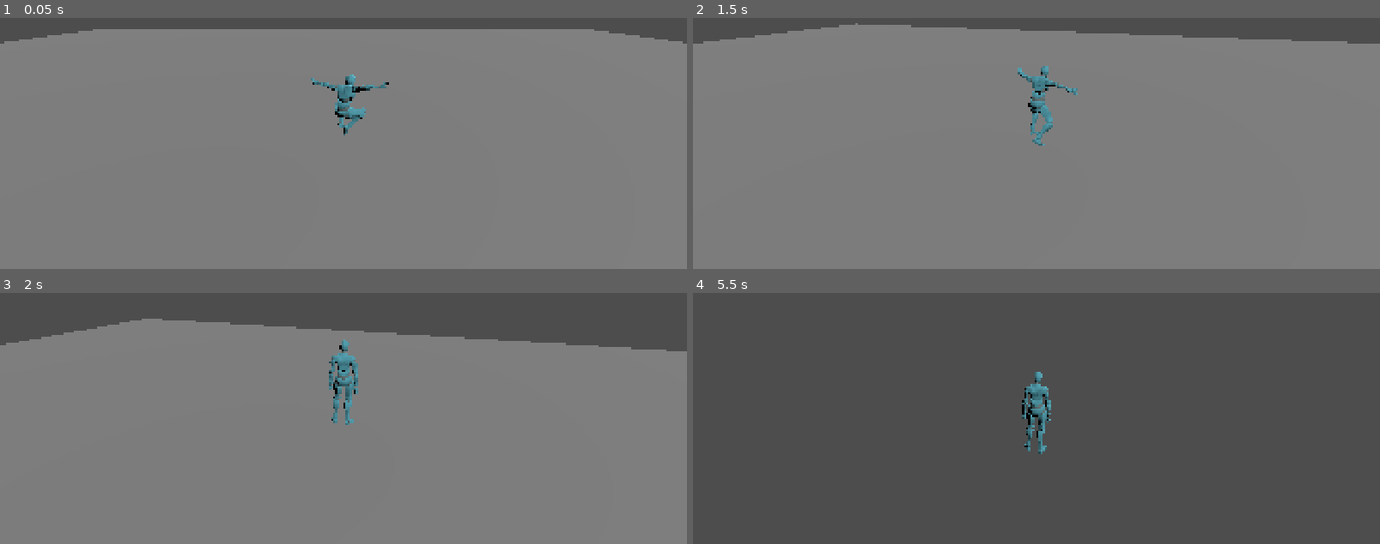
Above: before the commit, frames 1-4 (two rows, left to right).
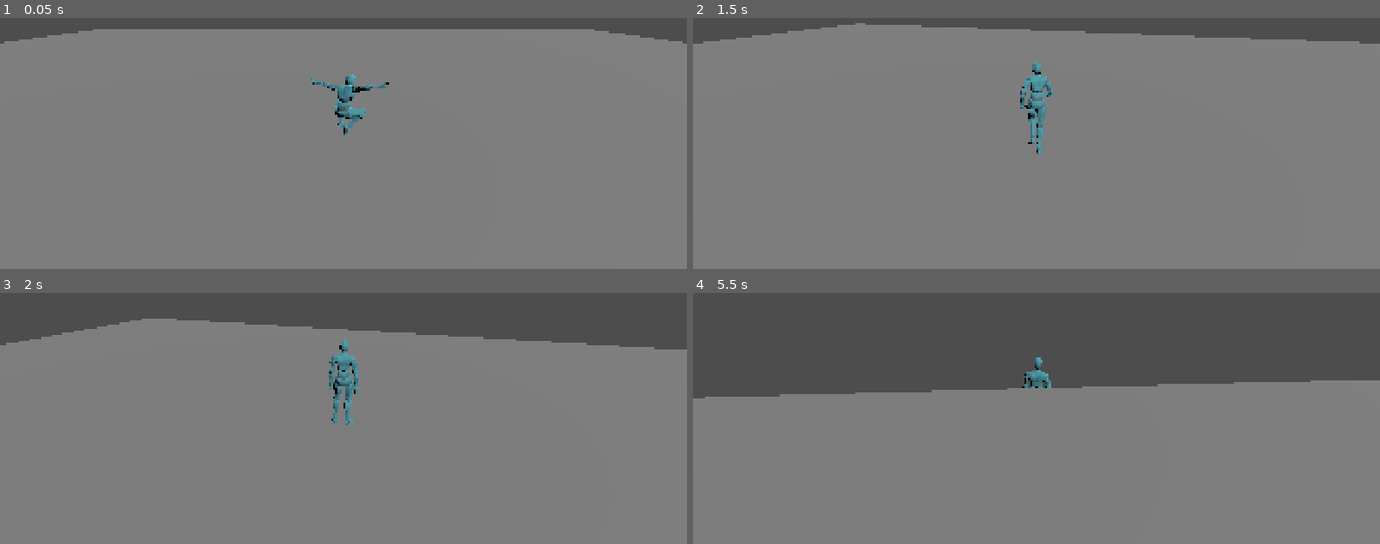
Above: after the commit, the same moments.

Repository: shroomiemies/GodscarCombatLab
Game: Godot game, scene res://scenes/tests/TestArena_Main.tscn
The game is run twice, just before and just after one commit, with the same random seed, the same clock (stepped at 60 frames per second) and the same inputs.
Inputs (mouse positions are in pixels of both pictures, inside the frame that each line leads up to):
- Up to frame 1 (0.05 s): no input
- Up to frame 2 (1.5 s): tap Enter at 0.5 s; move the mouse to (1070, 75) at 0.52 s; hold W (move_forward) from 0.53 s (still down); tap Space (jump) at 0.6, 0.77, 1.07 s; move the mouse to (1002, 78) at 1.27 s; tap Shift (sprint) at 1.35 s
- Up to frame 3 (2 s): keep holding W (move_forward); tap Space (jump) at 1.52, 1.55, 1.82 s
- Up to frame 4 (5.5 s): keep holding W (move_forward); move the mouse to (1050, 345) at 2.02 s; tap Space (jump) at 2.1, 3.02, 3.05, 3.32, 3.6, 3.77, 4.07, 4.52, 4.55, 4.82, 5.1 s; move the mouse to (1029, 358) at 2.77 s; tap Shift (sprint) at 2.85, 4.35 s; move the mouse to (1084, 355) at 3.52 s; move the mouse to (981, 345) at 4.27 s; move the mouse to (1043, 350) at 5.02 s

Frame 1 is identical in both runs. In frame 2, 0.9% of the frame differs, in the area x 8-97%, y 2-55%; in frame 3, 0.3%; in frame 4, 62%, in the area x 0-100%, y 25-100%.

Commit message:
Track landing impact speed for future landing tiers

Diff:
--- a/scripts/actor/Player.gd
+++ b/scripts/actor/Player.gd
@@ -14,8 +14,13 @@
 @export var run_blend_value: float = 1.0
 
 @export var jump_velocity: float = 8.0
-@export var jump_start_duration: float = 0.18
-@export var land_duration: float = 0.18
+@export var jump_start_duration: float = 0.3
+@export var light_land_duration: float = 0.12
+@export var heavy_land_duration: float = 0.35
+@export var impact_land_duration: float = 0.65
+@export var heavy_land_velocity: float = 12.0
+@export var impact_land_velocity: float = 20.0
+@export var landing_movement_multiplier: float = 0.35
 
 @onready var animation_controller: CharacterAnimationController = $AnimationController
 
@@ -26,6 +31,9 @@
 var movement_state: MovementState = MovementState.GROUNDED
 var movement_state_time: float = 0.0
 var was_on_floor: bool = false
+var last_fall_speed: float = 0.0
+var current_landing_type: LandingType = LandingType.LIGHT
+var current_land_duration: float = 0.12
 
 enum MovementState {
 	GROUNDED,
@@ -34,6 +42,12 @@
 	LANDING,
 }
 
+enum LandingType {
+	LIGHT,
+	HEAVY,
+	IMPACT,
+}
+
 func _ready() -> void:
 	movement_frame = MovementFrame.world()
 
@@ -44,6 +58,7 @@
 	_update_look_facing(delta)
 	_update_movement_state(delta)
 	_apply_player_movement(delta)
+	_update_fall_speed()
 
 	move_and_slide()
 
@@ -86,9 +101,12 @@
 			pass
 
 		MovementState.LANDING:
-			if movement_state_time >= land_duration:
+			if movement_state_time >= current_land_duration:
 				_start_grounded()
 
+func _update_fall_speed() -> void:
+	if velocity.y < 0.0:
+		last_fall_speed = abs(velocity.y)
 
 func _after_movement(_delta: float) -> void:
 	if movement_state == MovementState.AIRBORNE and is_on_floor():
@@ -101,7 +119,6 @@
 	if animation_controller != null:
 		animation_controller.travel_grounded()
 
-
 func _start_jump() -> void:
 	movement_state = MovementState.JUMP_START
 	movement_state_time = 0.0
@@ -111,7 +128,6 @@
 	if animation_controller != null:
 		animation_controller.travel_jump_start()
 
-
 func _start_airborne() -> void:
 	movement_state = MovementState.AIRBORNE
 	movement_state_time = 0.0
@@ -119,13 +135,44 @@
 	if animation_controller != null:
 		animation_controller.travel_fall()
 
-
 func _start_landing() -> void:
 	movement_state = MovementState.LANDING
 	movement_state_time = 0.0
 
+	current_landing_type = _get_landing_type()
+
+	match current_landing_type:
+		LandingType.LIGHT:
+			print("Light landing. Fall speed: ", last_fall_speed)
+		LandingType.HEAVY:
+			print("Heavy landing. Fall speed: ", last_fall_speed)
+		LandingType.IMPACT:
+			print("Impact landing. Fall speed: ", last_fall_speed)
+
+	match current_landing_type:
+		LandingType.LIGHT:
+			current_land_duration = light_land_duration
+			print("Light landing. Fall speed: ", last_fall_speed)
+		LandingType.HEAVY:
+			current_land_duration = heavy_land_duration
+			print("Heavy landing. Fall speed: ", last_fall_speed)
+		LandingType.IMPACT:
+			current_land_duration = impact_land_duration
+			print("Impact landing. Fall speed: ", last_fall_speed)
+
+	last_fall_speed = 0.0
+
 	if animation_controller != null:
 		animation_controller.travel_land()
+
+func _get_landing_type() -> LandingType:
+	if last_fall_speed >= impact_land_velocity:
+		return LandingType.IMPACT
+
+	if last_fall_speed >= heavy_land_velocity:
+		return LandingType.HEAVY
+
+	return LandingType.LIGHT
 
 func _apply_player_movement(delta: float) -> void:
 	var input_vector := Input.get_vector(
@@ -156,6 +203,9 @@
 		target_speed = run_speed
 		current_locomotion_blend_value = run_blend_value
 
+	if movement_state == MovementState.LANDING:
+		target_speed *= landing_movement_multiplier
+
 	if input_vector.length() <= 0.0:
 		current_locomotion_blend_value = 0.0
 
